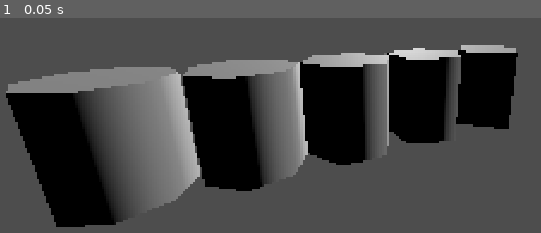
Above: before the commit, frame 1.
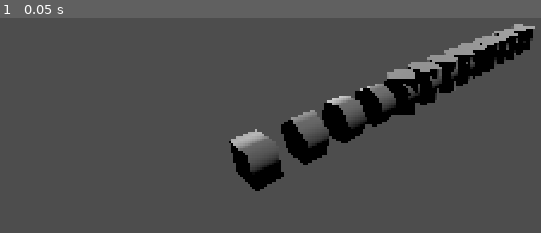
Above: after the commit, the same moment.

Repository: atahrijouti/tumbling-prisms-godot
Game: Godot game, scene res://Main.tscn
The game is run twice, just before and just after one commit, with the same random seed, the same clock (stepped at 60 frames per second) and the same inputs.
Inputs:
- Up to frame 1 (0.05 s): no input

The runs differ from the first frame. In frame 1, 40% of the frame differs, in the area x 1-99%, y 2-98%.

Commit message:
somewhat moved forward

Diff:
--- a/Main.gd
+++ b/Main.gd
@@ -1,16 +1,17 @@
 extends Node3D
 
-@export var prism_count: int = 4
+@export var prism_count: int = 10
 
 @onready var prisms: Node3D = $Prisms
 
 func _ready() -> void:
-	var eight := MeshInstance3D.new()
-	var mesh = CylinderMesh.new()
+	for i in prism_count:
+		var prism := MeshInstance3D.new()
+		var mesh = CylinderMesh.new()
 
-	mesh.height = 1.0
-	mesh.radial_segments = 8
+		mesh.height = 1.0
+		mesh.radial_segments = 4 + i
 
-	eight.mesh = mesh
-	eight.position = Vector3(0, 0, -4)
-	prisms.add_child(eight)
+		prism.mesh = mesh
+		prism.position = Vector3(0, 0, 4 + i)
+		prisms.add_child(prism)
--- a/Main.tscn
+++ b/Main.tscn
@@ -2,47 +2,175 @@
 
 [ext_resource type="Script" uid="uid://dkrdoiqn51vrh" path="res://Main.gd" id="1_glv2v"]
 
-[sub_resource type="CylinderMesh" id="CylinderMesh_j02q3"]
-height = 1.0
+[sub_resource type="CylinderMesh" id="CylinderMesh_glv2v"]
+height = 0.5
 radial_segments = 4
 
-[sub_resource type="CylinderMesh" id="CylinderMesh_rxg2q"]
-height = 1.0
+[sub_resource type="CylinderMesh" id="CylinderMesh_uu6xs"]
+height = 0.5
 radial_segments = 5
 
-[sub_resource type="CylinderMesh" id="CylinderMesh_glv2v"]
-height = 1.0
+[sub_resource type="CylinderMesh" id="CylinderMesh_r0du0"]
+height = 0.5
 radial_segments = 6
 
-[sub_resource type="CylinderMesh" id="CylinderMesh_uu6xs"]
-height = 1.0
+[sub_resource type="CylinderMesh" id="CylinderMesh_cm0pq"]
+height = 0.5
 radial_segments = 7
+
+[sub_resource type="CylinderMesh" id="CylinderMesh_fos0i"]
+height = 0.5
+radial_segments = 8
+
+[sub_resource type="CylinderMesh" id="CylinderMesh_3dxm6"]
+height = 0.5
+radial_segments = 9
+
+[sub_resource type="CylinderMesh" id="CylinderMesh_lgr22"]
+height = 0.5
+radial_segments = 10
+
+[sub_resource type="CylinderMesh" id="CylinderMesh_trn2v"]
+height = 0.5
+radial_segments = 11
 
 [node name="MainScene" type="Node3D" unique_id=1808004640]
 script = ExtResource("1_glv2v")
 
 [node name="Camera3D" type="Camera3D" parent="." unique_id=1691968508]
-transform = Transform3D(-0.44721353, 0.25555065, -0.85714287, 0, 0.95831484, 0.2857143, 0.89442724, 0.1277753, -0.42857137, -3, 1, -3)
-
-[node name="Prisms" type="Node3D" parent="." unique_id=568341442]
-
-[node name="MeshInstance3D" type="MeshInstance3D" parent="Prisms" unique_id=1506979513]
-mesh = SubResource("CylinderMesh_j02q3")
-
-[node name="MeshInstance3D2" type="MeshInstance3D" parent="Prisms" unique_id=852181148]
-transform = Transform3D(1, 0, 0, 0, 1, 0, 0, 0, 1, 0, 0, -1)
-mesh = SubResource("CylinderMesh_rxg2q")
-
-[node name="MeshInstance3D3" type="MeshInstance3D" parent="Prisms" unique_id=8852234]
-transform = Transform3D(1, 0, 0, 0, 1, 0, 0, 0, 1, 0, 0, -2)
-mesh = SubResource("CylinderMesh_glv2v")
-
-[node name="MeshInstance3D4" type="MeshInstance3D" parent="Prisms" unique_id=2110452142]
-transform = Transform3D(1, 0, 0, 0, 1, 0, 0, 0, 1, 0, 0, -3)
-mesh = SubResource("CylinderMesh_uu6xs")
+transform = Transform3D(-0.74915296, 0.27046722, -0.604663, 0, 0.9128407, 0.40831584, 0.6623971, 0.305891, -0.6838573, -4.550171, 3.0726318, -1.6461182)
 
 [node name="DirectionalLight3D" type="DirectionalLight3D" parent="." unique_id=1223837618]
 transform = Transform3D(1, 0, 0, 0, 0.89758223, 0.44084707, 0, -0.44084707, 0.89758223, 0, 2.8881836, 2.9876335)
 
 [node name="DirectionalLight3D2" type="DirectionalLight3D" parent="." unique_id=1022293719]
 transform = Transform3D(0.46450824, -0.27046213, 0.84325725, 0.1304953, 0.96273065, 0.23689808, -0.8759016, 0, 0.48249033, 2.4791641, 2.0429034, 0)
+
+[node name="Prisms" type="Node3D" parent="." unique_id=1294502340]
+
+[node name="Prism 4" type="Node3D" parent="Prisms" unique_id=1291997626]
+
+[node name="RotationAnchor" type="Node3D" parent="Prisms/Prism 4" unique_id=1772020476]
+
+[node name="AdjustXAnchor" type="Node3D" parent="Prisms/Prism 4/RotationAnchor" unique_id=843760343]
+
+[node name="RedressAnchor" type="Node3D" parent="Prisms/Prism 4/RotationAnchor/AdjustXAnchor" unique_id=589538406]
+transform = Transform3D(0.70710677, 0.70710677, 0, -0.70710677, 0.70710677, 0, 0, 0, 1, 0, 0, 0)
+
+[node name="Prism" type="MeshInstance3D" parent="Prisms/Prism 4/RotationAnchor/AdjustXAnchor/RedressAnchor" unique_id=304618697]
+transform = Transform3D(1, 0, 0, 0, -4.371139e-08, -1, 0, 1, -4.371139e-08, 0, 0, 0)
+mesh = SubResource("CylinderMesh_glv2v")
+
+[node name="MirrorAnchor" type="Node3D" parent="Prisms/Prism 4" unique_id=62675149]
+
+[node name="Prism 5" type="Node3D" parent="Prisms" unique_id=1054170605]
+transform = Transform3D(1, 0, 0, 0, 1, 0, 0, 0, 1, 0, 0, 1)
+
+[node name="RotationAnchor" type="Node3D" parent="Prisms/Prism 5" unique_id=854302889]
+
+[node name="AdjustXAnchor" type="Node3D" parent="Prisms/Prism 5/RotationAnchor" unique_id=634617116]
+
+[node name="RedressAnchor" type="Node3D" parent="Prisms/Prism 5/RotationAnchor/AdjustXAnchor" unique_id=8769042]
+transform = Transform3D(0.809017, 0.58778524, 0, -0.58778524, 0.809017, 0, 0, 0, 1, 0, 0, 0)
+
+[node name="Prism" type="MeshInstance3D" parent="Prisms/Prism 5/RotationAnchor/AdjustXAnchor/RedressAnchor" unique_id=554069832]
+transform = Transform3D(1, 0, 0, 0, -4.371139e-08, -1, 0, 1, -4.371139e-08, 0, 0, 0)
+mesh = SubResource("CylinderMesh_uu6xs")
+
+[node name="MirrorAnchor" type="Node3D" parent="Prisms/Prism 5" unique_id=1019039840]
+
+[node name="Prism 6" type="Node3D" parent="Prisms" unique_id=558003581]
+transform = Transform3D(1, 0, 0, 0, 1, 0, 0, 0, 1, 0, 0, 2)
+
+[node name="RotationAnchor" type="Node3D" parent="Prisms/Prism 6" unique_id=1480512518]
+
+[node name="AdjustXAnchor" type="Node3D" parent="Prisms/Prism 6/RotationAnchor" unique_id=129213119]
+
+[node name="RedressAnchor" type="Node3D" parent="Prisms/Prism 6/RotationAnchor/AdjustXAnchor" unique_id=126681422]
+transform = Transform3D(0.8660254, 0.5, 0, -0.5, 0.8660254, 0, 0, 0, 1, 0, 0, 0)
+
+[node name="Prism" type="MeshInstance3D" parent="Prisms/Prism 6/RotationAnchor/AdjustXAnchor/RedressAnchor" unique_id=1817585452]
+transform = Transform3D(1, 0, 0, 0, -4.371139e-08, -1, 0, 1, -4.371139e-08, 0, 0, 0)
+mesh = SubResource("CylinderMesh_r0du0")
+
+[node name="MirrorAnchor" type="Node3D" parent="Prisms/Prism 6" unique_id=774242673]
+
+[node name="Prism 7" type="Node3D" parent="Prisms" unique_id=42331965]
+transform = Transform3D(1, 0, 0, 0, 1, 0, 0, 0, 1, 0, 0, 3)
+
+[node name="RotationAnchor" type="Node3D" parent="Prisms/Prism 7" unique_id=1824264137]
+
+[node name="AdjustXAnchor" type="Node3D" parent="Prisms/Prism 7/RotationAnchor" unique_id=181573423]
+
+[node name="RedressAnchor" type="Node3D" parent="Prisms/Prism 7/RotationAnchor/AdjustXAnchor" unique_id=515755554]
+transform = Transform3D(0.90096885, 0.43388376, 0, -0.43388376, 0.90096885, 0, 0, 0, 1, 0, 0, 0)
+
+[node name="Prism" type="MeshInstance3D" parent="Prisms/Prism 7/RotationAnchor/AdjustXAnchor/RedressAnchor" unique_id=1326217629]
+transform = Transform3D(1, 0, 0, 0, -4.371139e-08, -1, 0, 1, -4.371139e-08, 0, 0, 0)
+mesh = SubResource("CylinderMesh_cm0pq")
+
+[node name="MirrorAnchor" type="Node3D" parent="Prisms/Prism 7" unique_id=742885112]
+
+[node name="Prism 8" type="Node3D" parent="Prisms" unique_id=554956022]
+transform = Transform3D(1, 0, 0, 0, 1, 0, 0, 0, 1, 0, 0, 4)
+
+[node name="RotationAnchor" type="Node3D" parent="Prisms/Prism 8" unique_id=1069538568]
+
+[node name="AdjustXAnchor" type="Node3D" parent="Prisms/Prism 8/RotationAnchor" unique_id=297395139]
+
+[node name="RedressAnchor" type="Node3D" parent="Prisms/Prism 8/RotationAnchor/AdjustXAnchor" unique_id=1959368743]
+transform = Transform3D(0.9238795, 0.38268346, 0, -0.38268346, 0.9238795, 0, 0, 0, 1, 0, 0, 0)
+
+[node name="Prism" type="MeshInstance3D" parent="Prisms/Prism 8/RotationAnchor/AdjustXAnchor/RedressAnchor" unique_id=2040257589]
+transform = Transform3D(1, 0, 0, 0, -4.371139e-08, -1, 0, 1, -4.371139e-08, 0, 0, 0)
+mesh = SubResource("CylinderMesh_fos0i")
+
+[node name="MirrorAnchor" type="Node3D" parent="Prisms/Prism 8" unique_id=832941594]
+
+[node name="Prism 9" type="Node3D" parent="Prisms" unique_id=819158861]
+transform = Transform3D(1, 0, 0, 0, 1, 0, 0, 0, 1, 0, 0, 5)
+
+[node name="RotationAnchor" type="Node3D" parent="Prisms/Prism 9" unique_id=1908209001]
+
+[node name="AdjustXAnchor" type="Node3D" parent="Prisms/Prism 9/RotationAnchor" unique_id=178507087]
+
+[node name="RedressAnchor" type="Node3D" parent="Prisms/Prism 9/RotationAnchor/AdjustXAnchor" unique_id=1643568436]
+transform = Transform3D(0.9396926, 0.34202012, 0, -0.34202012, 0.9396926, 0, 0, 0, 1, 0, 0, 0)
+
+[node name="Prism" type="MeshInstance3D" parent="Prisms/Prism 9/RotationAnchor/AdjustXAnchor/RedressAnchor" unique_id=1834890491]
+transform = Transform3D(1, 0, 0, 0, -4.371139e-08, -1, 0, 1, -4.371139e-08, 0, 0, 0)
+mesh = SubResource("CylinderMesh_3dxm6")
+
+[node name="MirrorAnchor" type="Node3D" parent="Prisms/Prism 9" unique_id=611050700]
+
+[node name="Prism 10" type="Node3D" parent="Prisms" unique_id=1960689180]
+transform = Transform3D(1, 0, 0, 0, 1, 0, 0, 0, 1, 0, 0, 6)
+
+[node name="RotationAnchor" type="Node3D" parent="Prisms/Prism 10" unique_id=76556777]
+
+[node name="AdjustXAnchor" type="Node3D" parent="Prisms/Prism 10/RotationAnchor" unique_id=404923766]
+
+[node name="RedressAnchor" type="Node3D" parent="Prisms/Prism 10/RotationAnchor/AdjustXAnchor" unique_id=1465282665]
+transform = Transform3D(0.95105654, 0.309017, 0, -0.309017, 0.95105654, 0, 0, 0, 1, 0, 0, 0)
+
+[node name="Prism" type="MeshInstance3D" parent="Prisms/Prism 10/RotationAnchor/AdjustXAnchor/RedressAnchor" unique_id=310671389]
+transform = Transform3D(1, 0, 0, 0, -4.371139e-08, -1, 0, 1, -4.371139e-08, 0, 0, 0)
+mesh = SubResource("CylinderMesh_lgr22")
+
+[node name="MirrorAnchor" type="Node3D" parent="Prisms/Prism 10" unique_id=1527394554]
+
+[node name="Prism 11" type="Node3D" parent="Prisms" unique_id=157258558]
+transform = Transform3D(1, 0, 0, 0, 1, 0, 0, 0, 1, 0, 0, 7)
+
+[node name="RotationAnchor" type="Node3D" parent="Prisms/Prism 11" unique_id=2057404775]
+
+[node name="AdjustXAnchor" type="Node3D" parent="Prisms/Prism 11/RotationAnchor" unique_id=966127522]
+
+[node name="RedressAnchor" type="Node3D" parent="Prisms/Prism 11/RotationAnchor/AdjustXAnchor" unique_id=1186372837]
+transform = Transform3D(0.959493, 0.28173256, 0, -0.28173256, 0.959493, 0, 0, 0, 1, 0, 0, 0)
+
+[node name="Prism" type="MeshInstance3D" parent="Prisms/Prism 11/RotationAnchor/AdjustXAnchor/RedressAnchor" unique_id=1199692310]
+transform = Transform3D(1, 0, 0, 0, -4.371139e-08, -1, 0, 1, -4.371139e-08, 0, 0, 0)
+mesh = SubResource("CylinderMesh_trn2v")
+
+[node name="MirrorAnchor" type="Node3D" parent="Prisms/Prism 11" unique_id=1286464334]
--- a/cam_look_at_pos.gd
+++ b/cam_look_at_pos.gd
@@ -1,11 +1,11 @@
 @tool
 extends EditorScript
-var camera_position = Vector3(-3, 1, -3)
+# var camera_position = Vector3(-3, 1, -3)
 
 func _run() -> void:
 	var cam := get_scene().get_node("Camera3D") as Camera3D
 	var prisms := get_scene().get_node("Prisms") as Node3D
-	cam.look_at_from_position(camera_position, _center_of(prisms), Vector3.UP)
+	cam.look_at_from_position(cam.position, _center_of(prisms), Vector3.UP)
 	print("aimed camera")
 
 func _center_of(root: Node3D) -> Vector3:
--- /dev/null
+++ b/populate_prisms.gd
@@ -0,0 +1,53 @@
+@tool
+extends EditorScript
+
+var prism_count := 8
+
+func _run() -> void:
+	var prisms := get_scene().get_node("Prisms") as Node3D
+	for i in prism_count:
+		var segments = 4 + i
+		var prism := MeshInstance3D.new()
+		var mesh = CylinderMesh.new()
+
+		mesh.height = 0.5
+		mesh.radial_segments = segments
+		prism.name = "Prism"
+		prism.mesh = mesh
+		prism.rotation.x = PI / 2
+
+		var angleSum = (segments - 2) * PI
+		var redressAngle = (PI / 2) - angleSum / segments / 2
+		# var maxAngle = PI - angleSum / segments
+
+
+		var translationAnchor = Node3D.new()
+		translationAnchor.name = "TranslationAnchor"
+		var mirrorAnchor = Node3D.new()
+		mirrorAnchor.name = "MirrorAnchor"
+		var rotationAnchor = Node3D.new()
+		rotationAnchor.name = "RotationAnchor"
+		var adjustXAnchor = Node3D.new()
+		adjustXAnchor.name = "AdjustXAnchor"
+		var redressAnchor = Node3D.new()
+		redressAnchor.name = "RedressAnchor"
+
+		redressAnchor.rotation.z += -redressAngle
+		redressAnchor.add_child(prism)
+		adjustXAnchor.add_child(redressAnchor)
+		rotationAnchor.add_child(adjustXAnchor)
+		translationAnchor.add_child(rotationAnchor)
+		translationAnchor.add_child(mirrorAnchor)
+
+
+		translationAnchor.position.z = i
+
+		prisms.add_child(translationAnchor)
+		own_recursive(translationAnchor, get_scene())
+		translationAnchor.name = "Prism " + str(segments)
+
+
+func own_recursive(node: Node, scene_owner: Node) -> void:
+	node.owner = scene_owner
+	for child in node.get_children():
+		own_recursive(child, scene_owner)
Not shown, added: populate_prisms.gd.uid
